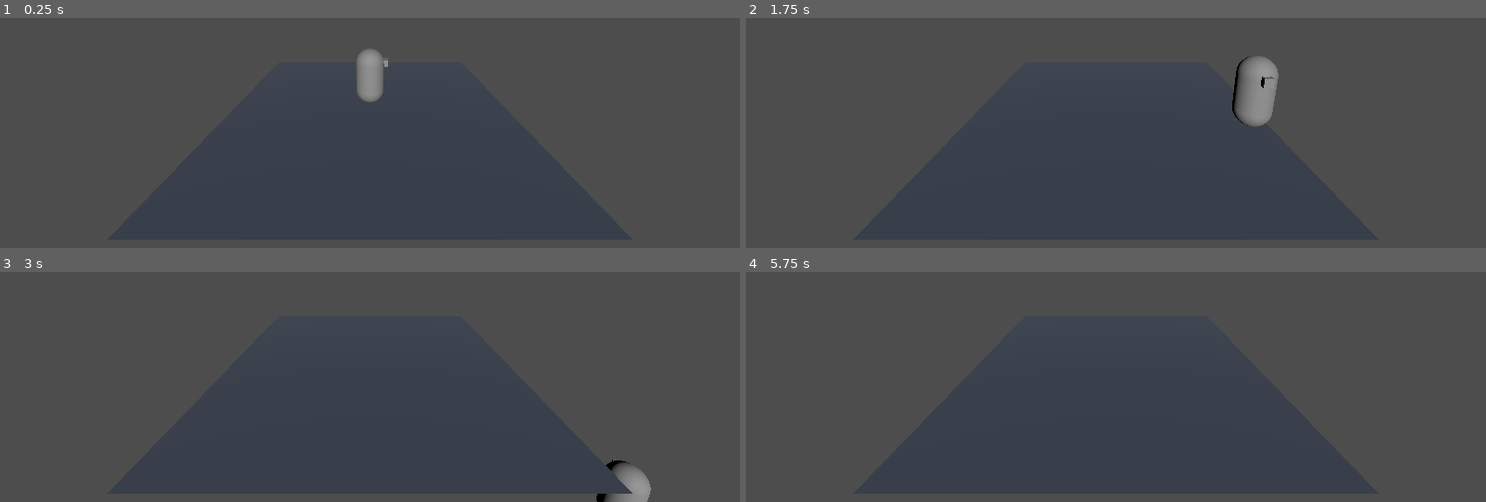
Above: before the commit, frames 1-4 (two rows, left to right).
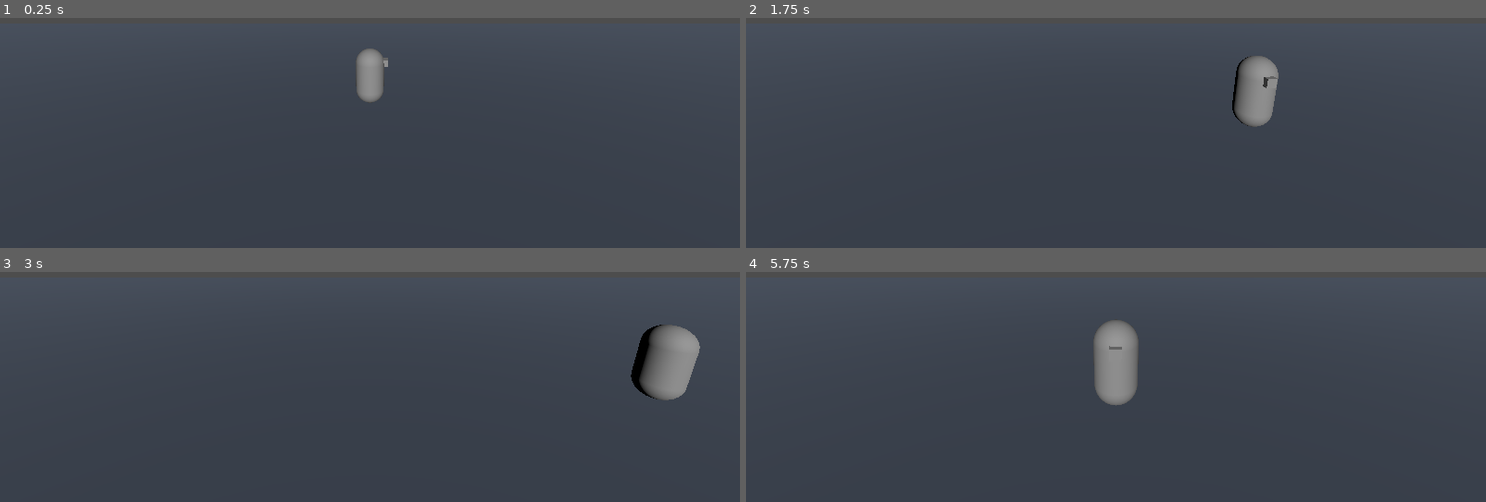
Above: after the commit, the same moments.

Repository: Trikzon/squirreling-away
Game: Godot game, scene res://Levels/dev_level.tscn
The game is run twice, just before and just after one commit, with the same random seed, the same clock (stepped at 60 frames per second) and the same inputs.
Inputs:
- Up to frame 1 (0.25 s): no input
- Up to frame 2 (1.75 s): tap Enter (ui_accept) at 0.5, 0.6, 0.77, 1.07, 1.35, 1.52 s; hold D (player_right) 0.53-1.28 s; hold S (player_backward) from 1.28 s (still down)
- Up to frame 3 (3 s): tap Enter (ui_accept) at 1.82, 2.1, 2.85 s; release S (player_backward) at 2.03 s; hold D (player_right) 2.03-2.78 s; hold W (player_forward) from 2.78 s (still down)
- Up to frame 4 (5.75 s): tap Enter (ui_accept) at 3.02, 3.32, 3.6, 3.77, 4.07, 4.35, 4.52, 4.82, 5.1 s; release W (player_forward) at 3.53 s; hold A (player_left) 3.53-5.03 s; hold S (player_backward) from 5.03 s (still down)

The runs differ from the first frame. In frame 2, less than 0.1% of the frame differs, in the area x 65-72%, y 25-41%; in frame 3, 2.6%, in the area x 80-95%, y 22-100%; in frame 4, 1.9%.

Commit message:
fixed player rotation and made platform larger
idk why gitkraken is saying all of this code was changed when it's just a few lines, see discord for description of change

Diff:
--- a/Entities/Player/player.gd
+++ b/Entities/Player/player.gd
@@ -10,25 +10,25 @@
 
 
 func _physics_process(delta):
-    # Add the gravity.
-    if not is_on_floor():
-        velocity.y -= gravity * delta
+	# Add the gravity.
+	if not is_on_floor():
+		velocity.y -= gravity * delta
 
-    # Handle Jump.
-    if Input.is_action_just_pressed("ui_accept") and is_on_floor():
-        velocity.y = JUMP_VELOCITY
+	# Handle Jump.
+	if Input.is_action_just_pressed("ui_accept") and is_on_floor():
+		velocity.y = JUMP_VELOCITY
 
-    # Get the input direction and handle the movement/deceleration.
-    # As good practice, you should replace UI actions with custom gameplay actions.
-    var input_dir = Input.get_vector("player_left", "player_right", "player_forward", "player_backward")
-    var direction = Vector3(input_dir.x, 0, input_dir.y).normalized()
-    if direction:
-        velocity.x = direction.x * SPEED
-        velocity.z = direction.z * SPEED
+	# Get the input direction and handle the movement/deceleration.
+	# As good practice, you should replace UI actions with custom gameplay actions.
+	var input_dir = Input.get_vector("player_left", "player_right", "player_forward", "player_backward")
+	var direction = Vector3(input_dir.x, 0, input_dir.y).normalized()
+	if direction:
+		velocity.x = direction.x * SPEED
+		velocity.z = direction.z * SPEED
 
-        rotation.y = move_toward(rotation.y, atan2(direction.x, direction.z), ROTATION_SPEED)
-    else:
-        velocity.x = move_toward(velocity.x, 0, SPEED)
-        velocity.z = move_toward(velocity.z, 0, SPEED)
+		look_at(Vector3.FORWARD.rotated(Vector3.UP, rotation.y).lerp( direction*-1 , 0.1) + position)
+	else:
+		velocity.x = move_toward(velocity.x, 0, SPEED)
+		velocity.z = move_toward(velocity.z, 0, SPEED)
 
-    move_and_slide()
+	move_and_slide()
--- a/Levels/dev_level.tscn
+++ b/Levels/dev_level.tscn
@@ -15,6 +15,7 @@
 [node name="DevLevel" type="Node3D"]
 
 [node name="Ground" type="StaticBody3D" parent="."]
+transform = Transform3D(17.4851, 0, 0, 0, 1, 0, 0, 0, 3.17262, 0, 0, 0)
 
 [node name="MeshInstance3D" type="MeshInstance3D" parent="Ground"]
 mesh = SubResource("PlaneMesh_u2l5y")
